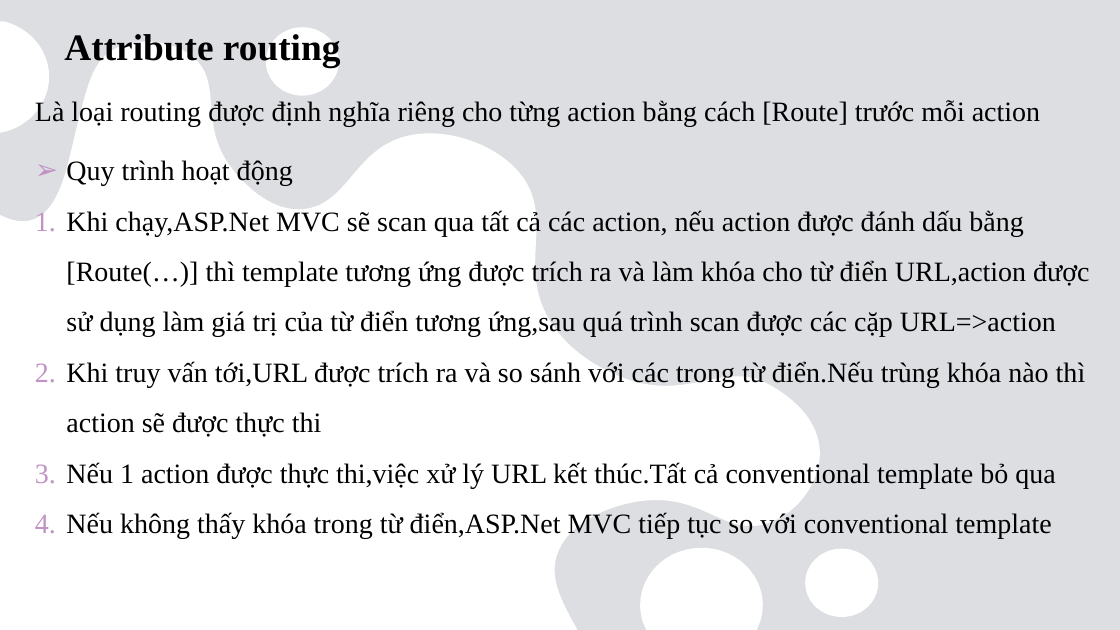
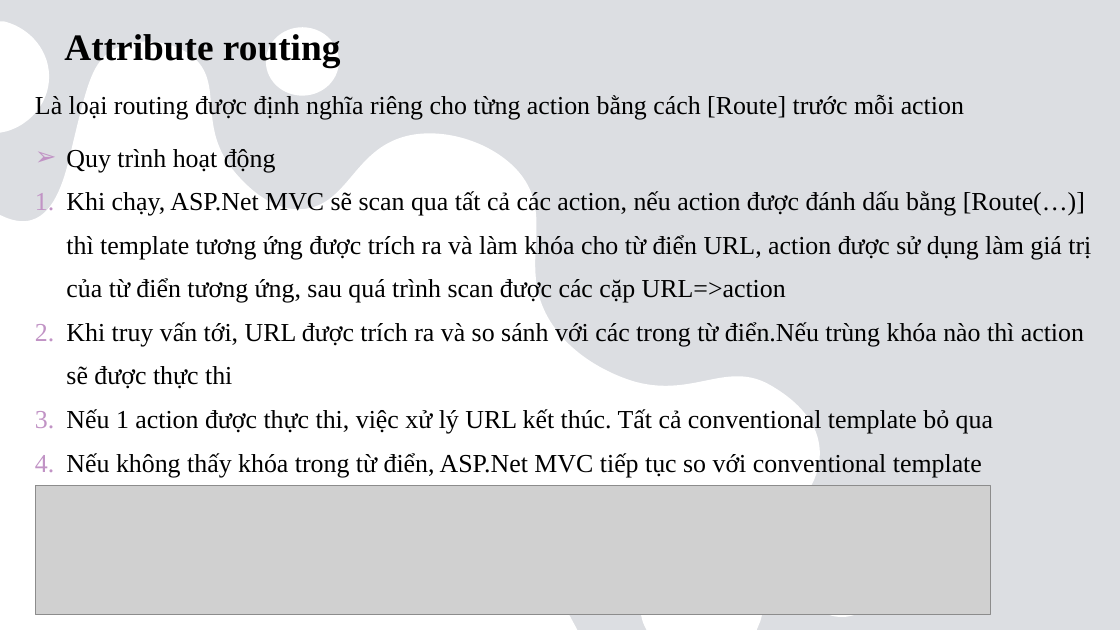
Before and after one commit to ngocson1603/khoaluanword, a slide deck: slide 58 of thuctapword/Báo cáo.pptx. Drawn at 1120x630 pixels with LibreOffice and Linux fonts; fonts in the diff are those of the drawing; grey boxes stand for pictures. Boxes give left, top, right and bottom in pixels: in the first picture for what was removed or moved away, otherwise in the second. Text is boxed around its words. In the diff, an @@ line names an element or a change of style, - is before the commit and + after.

```diff
--- a/thuctapword/Báo cáo.pptx
+++ b/thuctapword/Báo cáo.pptx
@@ text at <box>35,95,964,173</box>: size 24 to 22.2 pt in "Là loại routing được định nghĩa riêng ...", "Quy trình hoạt động"; line spacing 1.5 to 1.4 @@
@@ text at <box>66,191,1091,478</box>: text changed; size 24 to 22.2 pt @@
-1. Khi chạy,ASP.Net MVC sẽ scan qua tất cả các action, nếu action được đánh dấu bằng [Route(…)] thì template tương ứng được trích ra và làm khóa cho từ điển URL,action được sử dụng làm giá trị của từ điển tương ứng,sau quá trình scan được các cặp URL=>action
-2. Khi truy vấn tới,URL được trích ra và so sánh với các trong từ điển.Nếu trùng khóa nào thì action sẽ được thực thi
-3. Nếu 1 action được thực thi,việc xử lý URL kết thúc.Tất cả conventional template bỏ qua
-4. Nếu không thấy khóa trong từ điển,ASP.Net MVC tiếp tục so với conventional template
+1. Khi chạy, ASP.Net MVC sẽ scan qua tất cả các action, nếu action được đánh dấu bằng [Route(…)] thì template tương ứng được trích ra và làm khóa cho từ điển URL, action được sử dụng làm giá trị của từ điển tương ứng, sau quá trình scan được các cặp URL=>action
+2. Khi truy vấn tới, URL được trích ra và so sánh với các trong từ điển.Nếu trùng khóa nào thì action sẽ được thực thi
+3. Nếu 1 action được thực thi, việc xử lý URL kết thúc. Tất cả conventional template bỏ qua
+4. Nếu không thấy khóa trong từ điển, ASP.Net MVC tiếp tục so với conventional template
@@ picture added at <box>35,486,991,614</box> @@
```
Also in this commit, not shown: 34 other slides changed, 2 other files.
